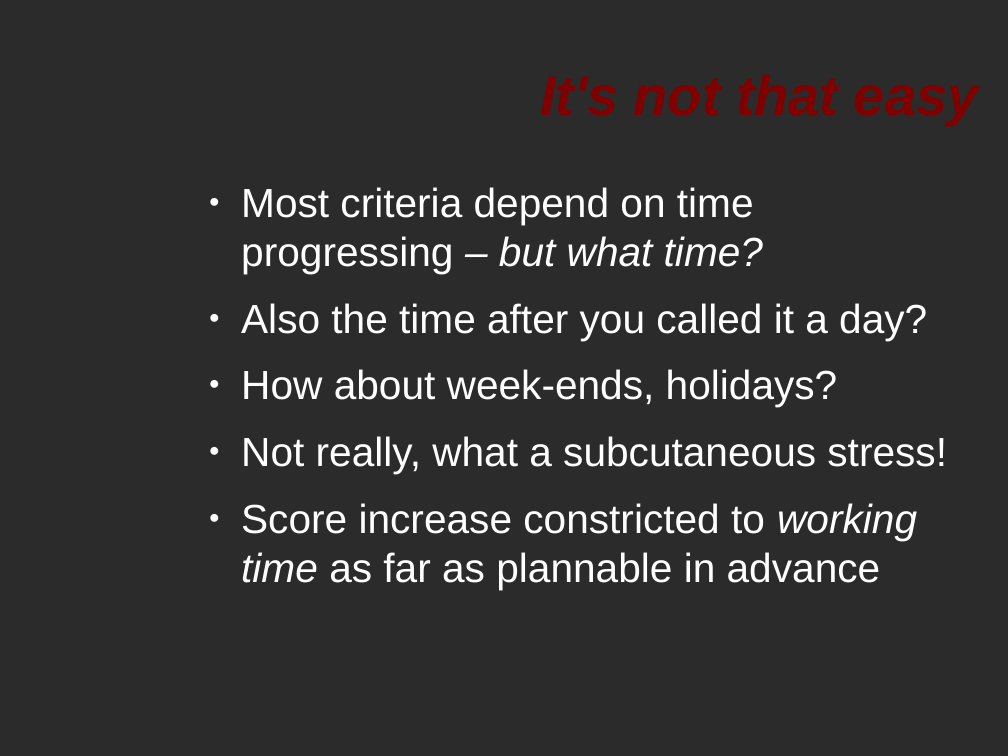
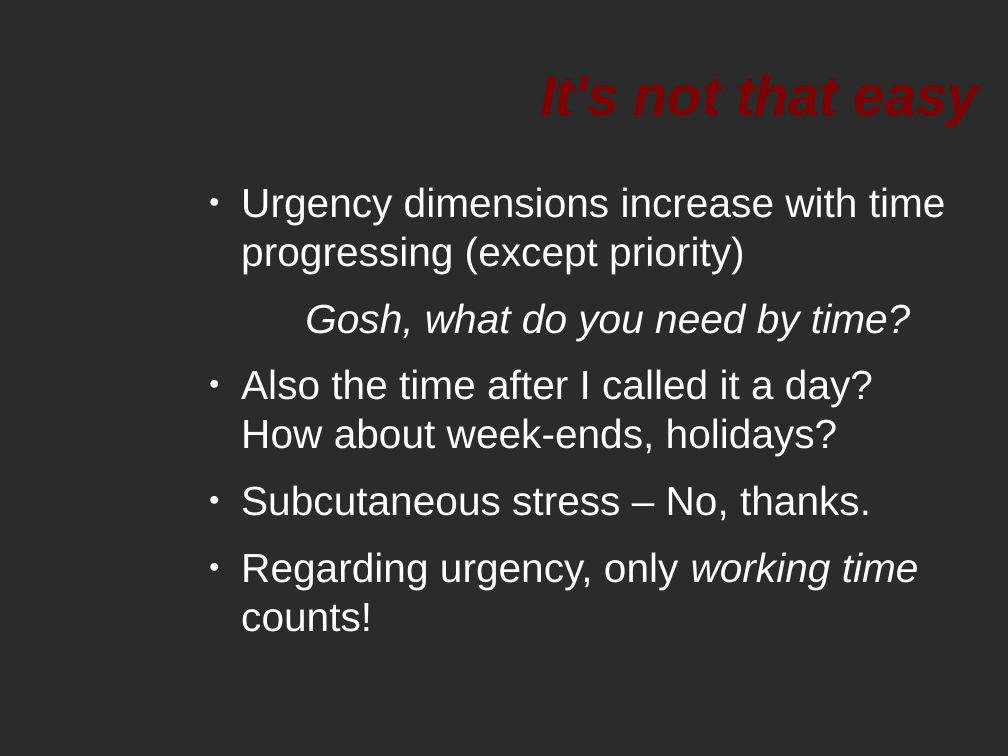
Before and after one commit to flowdy/FlowgencyTM, a slide deck: slide 5 of doc/intro.odp (slide 4 before the commit). Drawn at 1008x756 pixels with LibreOffice and Linux fonts; fonts in the diff are those of the drawing; background and template pictures are left out; a plain dark background stands for a picture behind light text. Boxes give left, top, right and bottom in pixels: in the first picture for what was removed or moved away, otherwise in the second. Text is boxed around its words. In the diff, an @@ line names an element or a change of style, - is before the commit and + after.

```diff
--- a/doc/intro.odp
+++ b/doc/intro.odp
@@ text at (x1=241, y1=187, x2=946, y2=632): text changed @@
-● Most criteria depend on time progressing – but what time?
-● Also the time after you called it a day?
-● How about week-ends, holidays?
-● Not really, what a subcutaneous stress!
-● Score increase constricted to working time as far as plannable in advance
+● Urgency dimensions increase with time progressing (except priority)
+Gosh, what do you need by time?
+● Also the time after I called it a day?
+  How about week-ends, holidays?
+● Subcutaneous stress – No, thanks.
+● Regarding urgency, only working time counts!
```
Also in this commit, not shown: 5 other slides changed, 3 slides added, 1 slide removed.
